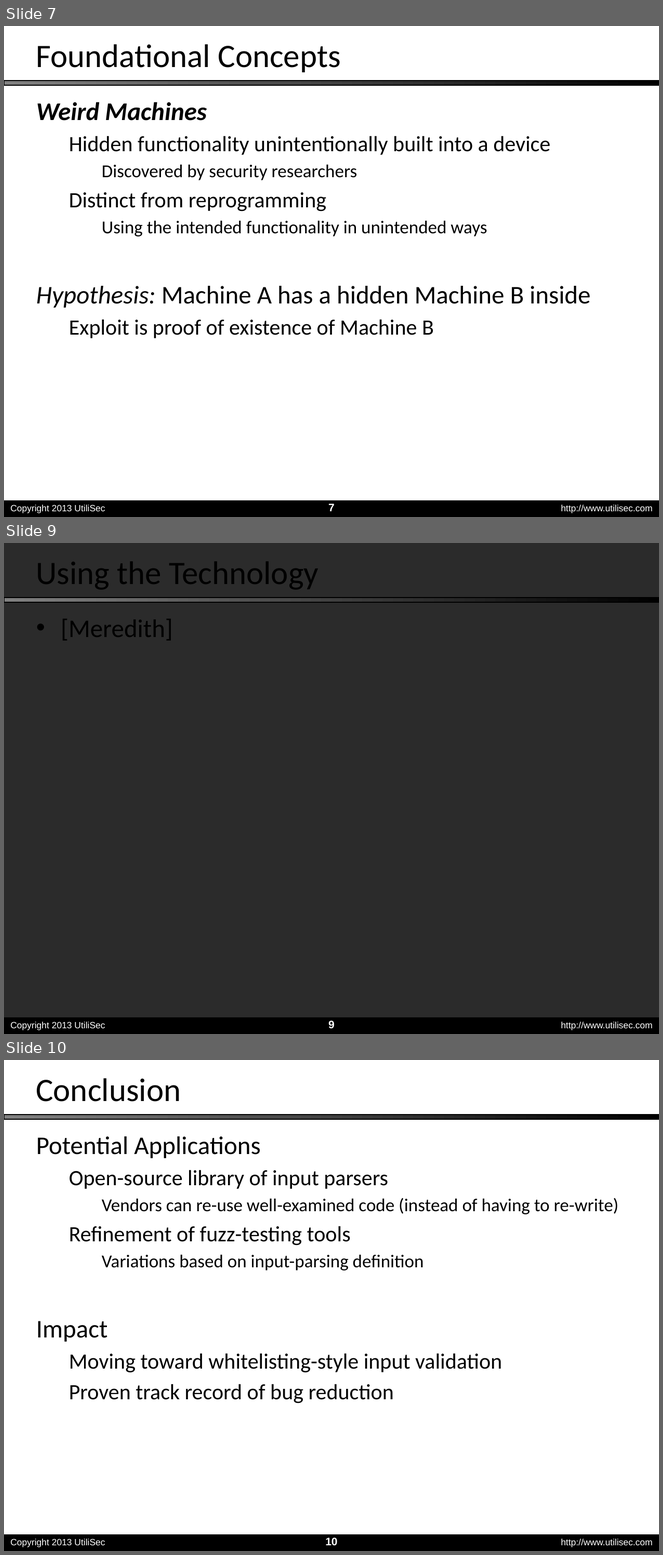
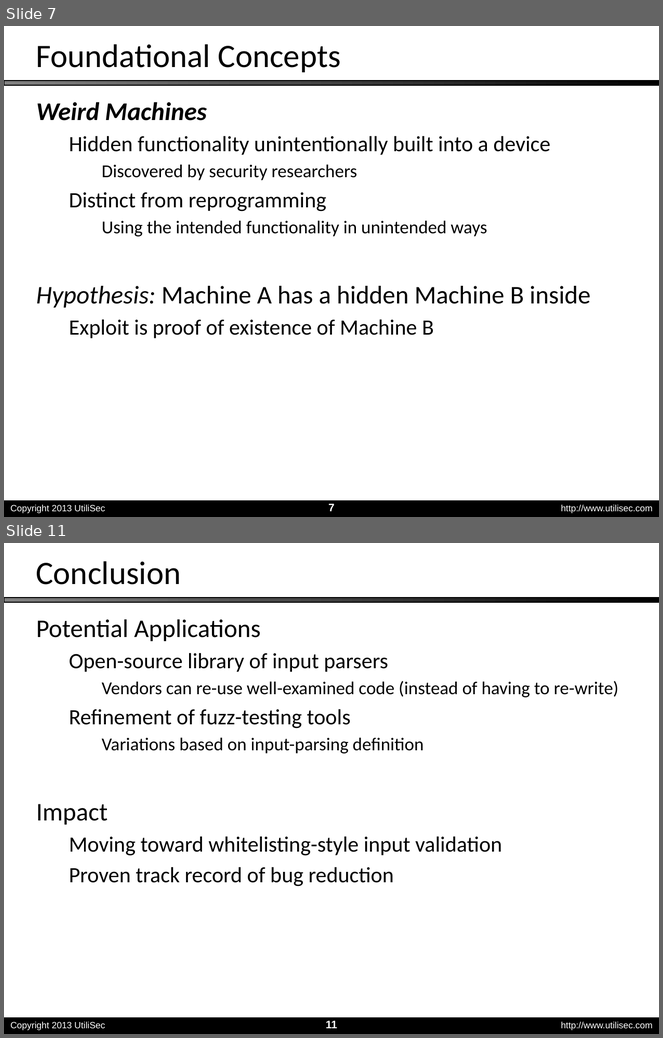
Before and after one commit to utilisec/StateMachineTools, a slide deck: Taken Out of Context - S4 2014.pptx. Shown one above the other, each under a label of ours: slides 7, 9 and 10 before the commit, slides 7 and 11 after it; the slides between them are not shown. The pictures are 663x1555 and 663x1038 pixels, drawn with LibreOffice and Linux fonts; fonts in the diff are those of the drawing; background and template pictures are left out; a plain dark background stands for a picture behind light text. Boxes give left, top, right and bottom in pixels: in the first picture for what was removed or moved away, otherwise in the second. Text is boxed around its words. In the diff, an @@ line names an element or a change of style, - is before the commit and + after.

```diff
--- a/Taken Out of Context - S4 2014.pptx
+++ b/Taken Out of Context - S4 2014.pptx
@@ slide 9 removed at (4,543,659,1034), background picture (left out); not listed: 5 template elements that a slide beside it also shows @@
@@ title removed at (36,562,319,589) @@
-Using the Technology
@@ text removed at (61,619,173,640) @@
-• [Meredith]
@@ what was slide 10 is now slide 11 @@
@@ page number at (326,1021,337,1029): text changed @@
-10
+11
```
Also in this commit, not shown: 1 slide changed, 2 slides added.
